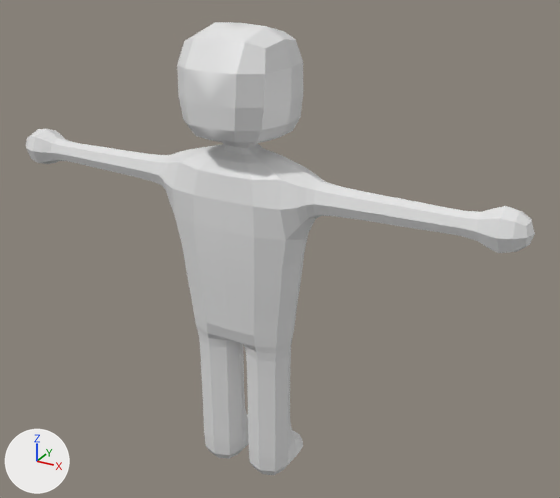
The FBX model Assets/Model/Character.fbx, before and after one commit.
Rendered twice from a camera (50 mm lens) standing at (1.44, -2.33, 2.22) and looking at (0.1, 0.11, 1.0). Every picture has the same lights, and +X, +Y and +Z are marked at lower left. Where no turn or scale is listed for an object, it has been applied to the vertices.

The older version as bpy lines, for what is in view:
```python
mat_material = principled_material('Material')
mat_material.base_color = (0.8, 0.8, 0.8)  # white #e7e7e7
mat_material.roughness = 0.4
me_cube = bpy.data.meshes.new('Cube')
me_cube.from_pydata(...)  # 754 vertices, 760 faces; spans x -1.06..1.06, y -0.2..0.23, z 0.01..1.86
me_cube.materials.append(mat_material)  # white #e7e7e7
ob_character = bpy.data.objects.new('Character', me_cube)
ob_character.location = (0.0, 0.0, 0.0)
```
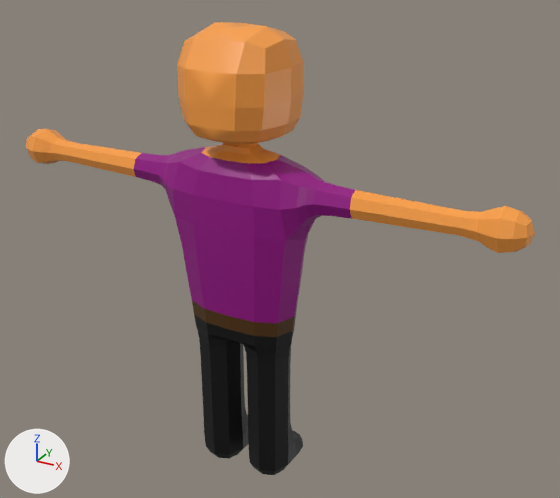
Where the newer file only moved an object's origin or applied its transform, the numbers keep the older frame.

Where the change shows, as pixel boxes [x1, y1, x2, y2] in the pictures (560 x 498 px):
```json
{"object": "Character", "change": "surface changed", "before": [26, 22, 535, 475], "after": [26, 22, 535, 475]}
```

Scene script edits in JSON lines:
```json
{"op": "add", "block": "img_colorpalette_png", "code": ["img_colorpalette_png = load_image('ColorPalette.png', '../Material/ColorPalette.png', 512, 128, 'sRGB')"]}
{"op": "remove", "block": "mat_material", "code": "mat_material.base_color = (0.8, 0.8, 0.8)  # white #e7e7e7"}
{"op": "add", "block": "mat_material", "code": "mat_material.texture = img_colorpalette_png"}
{"block": "me_cube", "where": "me_cube.from_pydata(...)  # 754 vertices, 760 faces; spans x -1.06..1.06, y -0.2..0.23, z 0.01..1.86"}
{"block": "me_cube", "where": "# used by ob_character; location = (0.0, 0.0, 0.0)"}
{"block": "me_cube", "change": "me_cube part 1: texture (UV) coordinates of 760 of 760 faces, centred in x -1.05..1.05, y -0.19..0.23, z 0.02..1.84, changed; they spanned u 0.0..0.75, v 0.0..0.88 and now span u 0.28..0.97, v 0.28..0.97"}
```
